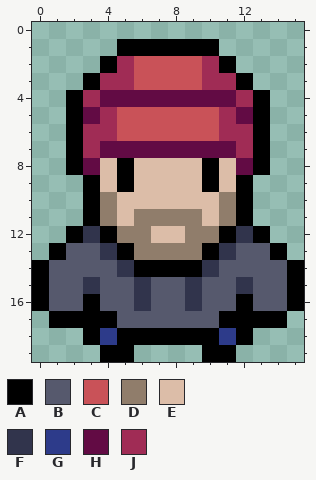
Two states of a pixel-art sprite, sprites/spr_npc1/layers/fbcdb396-0816-41f4-b69f-a680d431ac70/0294d892-5fa3-4e03-803b-8c3a0cf6c558.png. Above: the version before the commit.
The file is 16x20 pixels.
Palette (. is transparent): A #000000  B #56596d  C #c95258  D #907d6b  E #dcbda8  F #31344c  G #2d3b8a  H #620b44  J #a02c55
Now the later version:
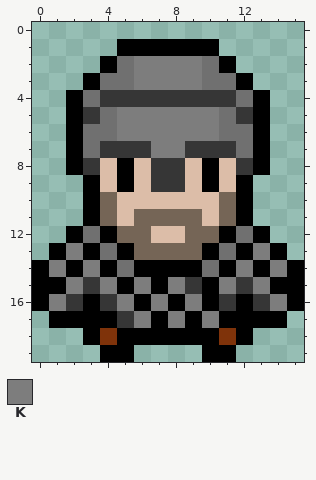
Colours new in this view: K #7d7d7d
Change:
colour D: #907d6b -> #756556
colour G: #2d3b8a -> #7f330a
colour H: #620b44 -> #363636
colour J: #a02c55 -> #707070
y 2..3: x 6..9 CCCC -> KKKK
y 5..6: x 5..10 CCCCCC -> KKKKKK
y 7: x 7..8 HH -> KK
y 8..9: x 7..8 EE -> HH
y 12: x 3 F -> J; x 12 F -> J
y 13: x 2..4 BBF -> KAJ; x 11..13 FBB -> JAK
y 14: x 1..5 BBBBF -> KAKAJ; x 10..14 FBBBB -> JAKAK
y 15: x 1..14 BBFBBFBBFBBFBB -> AKHKAKAKHAKHKA
y 16: x 1..2 BB -> KH; x 4..11 BBFBBFBB -> HKAKAKAH; x 13..14 BB -> HK
y 17: x 5..10 BBBBBB -> HKAKAK
